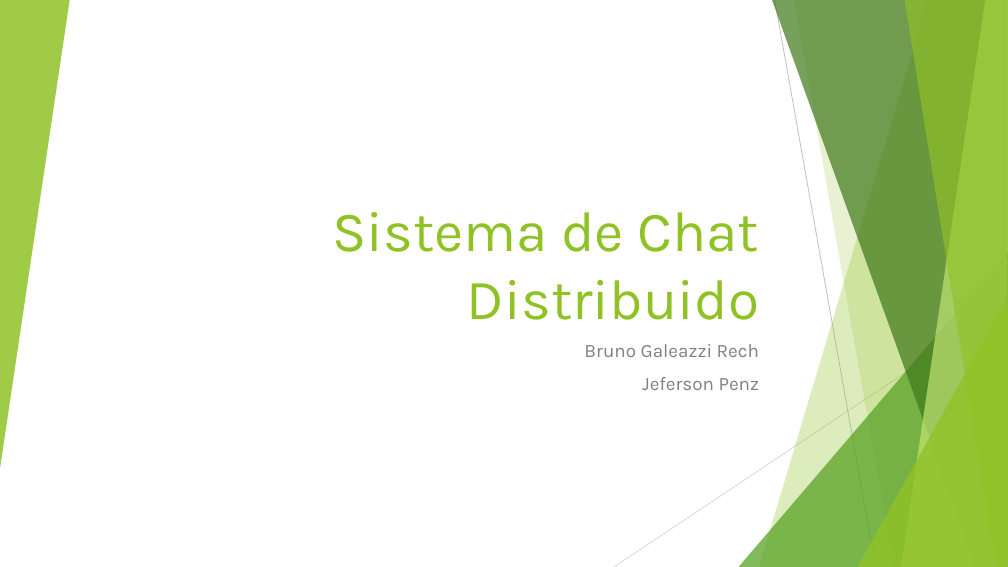
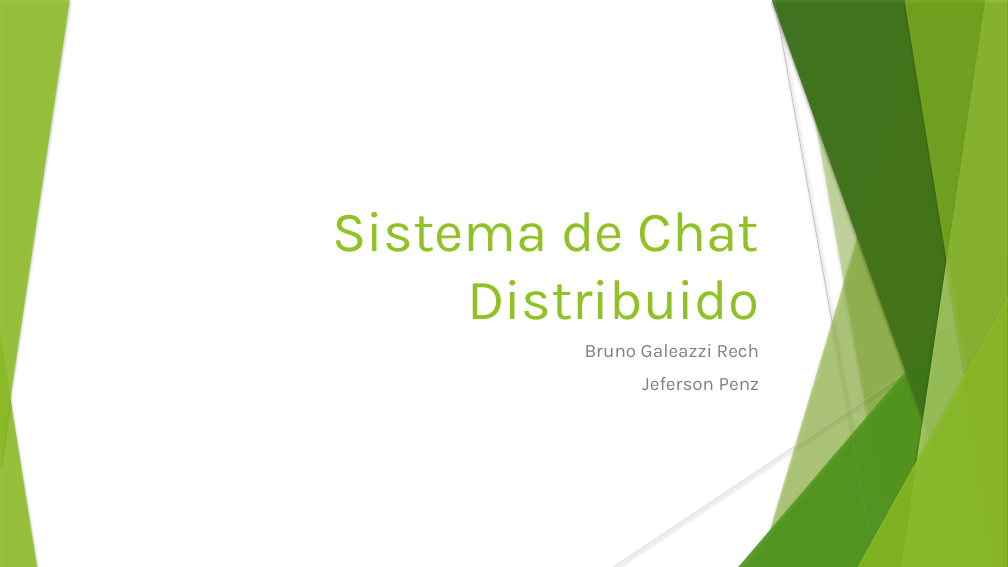
Before and after one commit to JefiPNZ/ChatIO-projeto, a slide deck: slide 1 of Slides.pptx. Drawn at 1008x567 pixels with LibreOffice and Linux fonts; fonts in the diff are those of the drawing. Boxes give left, top, right and bottom in pixels: in the first picture for what was removed or moved away, otherwise in the second. Text is boxed around its words. In the diff, an @@ line names an element or a change of style, - is before the commit and + after.

```diff
--- a/Slides.pptx
+++ b/Slides.pptx
@@ shadow on in 7 elements at [759, 0, 1008, 567], [739, 252, 1008, 567], [772, 0, 1008, 567], [901, 0, 1008, 567], [904, 0, 1008, 567], [858, 297, 1008, 567], [0, 0, 70, 469] @@
@@ line (775, 0) - (876, 567): stroke #BFBFBF 0.75 pt to #BFBFBF 0.74 pt @@
@@ freeform shape at [794, 0, 1008, 567]: shadow on; outline redrawn @@
@@ group added at [739, 0, 1008, 567]: 5 freeform shapes, 2 triangles @@
@@ line (1008, 305) - (614, 567): stroke #D9D9D9 0.75 pt to #D9D9D9 0.74 pt @@
@@ triangle added at [0, 332, 37, 567], fill #90C226 at 85% opacity @@
```
Also in this commit, not shown: 6 other slides changed.
